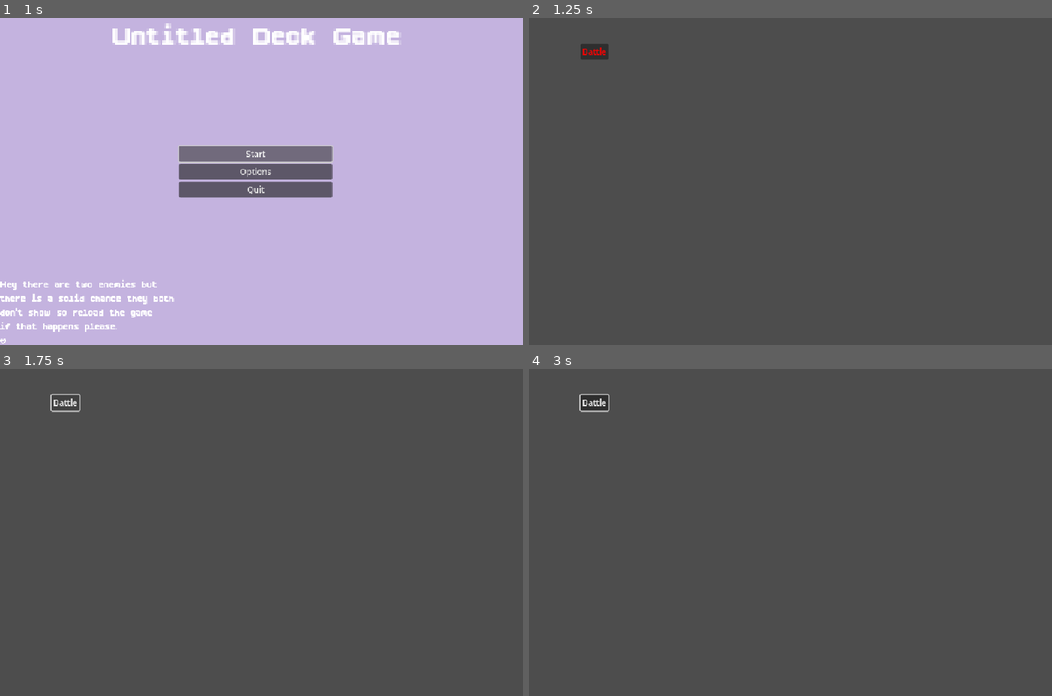
Above: before the commit, frames 1-4 (two rows, left to right).
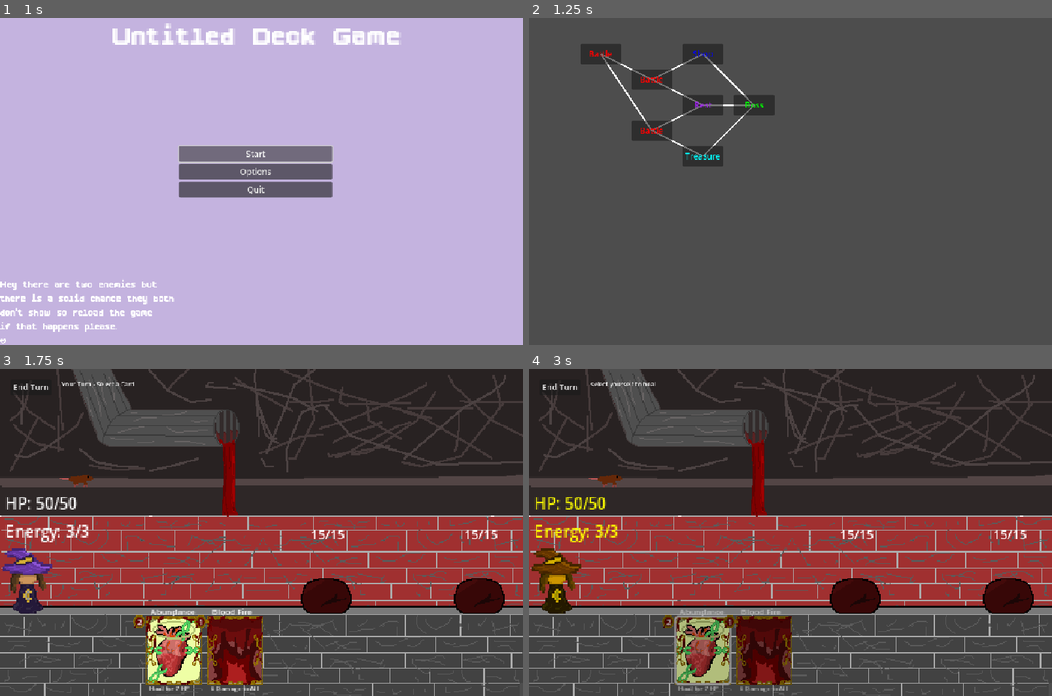
Above: after the commit, the same moments.

Repository: SirWadles/Untitled-Deck-Builder
Game: Godot game, scene res://scenes/main_menu.tscn
Two runs of this game, one before a commit and one after it. Both use one fixed random seed, a clock stepped at 60 frames per second and the inputs below. Sound files missing from this copy of the repository are replaced by a short silence.
Inputs (mouse positions are in pixels of both pictures, inside the frame that each line leads up to):
- Up to frame 1 (1 s): click "Start" at 0.5 s
- Up to frame 2 (1.25 s): no input
- Up to frame 3 (1.75 s): click "Battle" at 1.25 s
- Up to frame 4 (3 s): click (853, 584) at 2.02 s; click (701, 650) at 2.77 s

Frame 1 is identical in both runs. In frame 2, 3.4% of the frame differs, in the area x 9-47%, y 8-46%; in frame 3, 70%; in frame 4, 70%, in the area x 0-100%, y 0-100%.
Error before the commit: Invalid call. Nonexistent function 'set_connections' in base 'Button (MapNode)'. (res://scripts/map.gd:39)

Commit message:
Map (WIP4)
Forgot to commit. The map works but the player's information doesn't keep.

Diff:
--- a/project.godot
+++ b/project.godot
@@ -20,6 +20,7 @@
 CardStuff="*res://scenes/cards/CardDatabase.gd"
 EnemyDatabase="*res://scripts/enemy_database.gd"
 GameManager="*res://scripts/game_manager.gd"
+PlayerDatabase="*res://scripts/player_database.gd"
 
 [display]
 
--- a/scripts/battle_system.gd
+++ b/scripts/battle_system.gd
@@ -176,8 +176,8 @@
 		win_label.visible = true
 		win_song.play()
 		print("Win")
-		await  get_tree().create_timer(10.0).timeout
-		get_tree().change_scene_to_file("res://scenes/map.tscn")
+		await  get_tree().create_timer(5.0).timeout
+		get_tree().call_deferred("change_scene_to_file", "res://scenes/map.tscn")
 
 func end_turn():
 	if current_state == BattleState.PLAYER_TURN:
--- a/scripts/map.gd
+++ b/scripts/map.gd
@@ -6,8 +6,6 @@
 
 var current_node: MapNode = null
 var player_path: Array[String] = []
-
-signal node_selected(node: MapNode)
 
 func _ready():
 	create_map()
@@ -33,11 +31,11 @@
 	for node_data in nodes_data:
 		var node = preload("res://scenes/map_node.tscn").instantiate()
 		map_nodes.add_child(node)
-		node.node_id = node_data["id"]
-		node.node_type = node_data["type"]
-		node.position = node_data["pos"]
-		node.set_connections(node_data["connections"])
-		node.node_selected.connect(_on_node_selected)
+		var connections_array = PackedStringArray()
+		for connection in node_data["connections"]:
+			connections_array.append(connection)
+		node.setup_node(node_data["id"], node_data["type"],node_data["pos"], connections_array)
+		node.pressed.connect(_on_map_node_pressed.bind(node))
 
 func draw_paths():
 	for node in map_nodes.get_children():
@@ -60,7 +58,7 @@
 			return node
 	return null
 
-func _on_node_selected(node: MapNode):
+func _on_map_node_pressed(node: MapNode):
 	if current_node == null or node.node_id in current_node.connections:
 		current_node = node
 		player_path.append(node.node_id)
@@ -72,7 +70,7 @@
 		MapNode.NodeType.BATTLE:
 			get_tree().change_scene_to_file("res://scenes/battle/battle.tscn")
 		MapNode.NodeType.SHOP:
-			get_tree().change_scene_to_file("res://scenes/shop/shop.tscn")
+			get_tree().change_scene_to_file("res://scenes/shop.tscn")
 		MapNode.NodeType.REST:
 			show_rest_screen()
 		MapNode.NodeType.TREASURE:
--- a/scripts/map_node.gd
+++ b/scripts/map_node.gd
@@ -3,22 +3,26 @@
 
 enum NodeType {BATTLE, SHOP, REST, TREASURE, BOSS}
 
-@export var node_type: NodeType = NodeType.BATTLE
-@export var node_id: String = ""
-@export var scene_path: String = ""
-var connections: Array[String] = []
+var node_type: NodeType = NodeType.BATTLE
+var node_id: String = ""
+var scene_path: String = ""
 
+var connections: PackedStringArray = []
 var visited: bool = false
 
 func _ready():
-	connections = []
+	custom_minimum_size = Vector2(80, 40)
+	size = Vector2(80, 40)
+
+func setup_node(id: String, type: NodeType, pos: Vector2, new_connections: PackedStringArray):
+	node_id = id
+	node_type = type
+	position = pos
+	connections = new_connections
 	setup_appearance()
-	pressed.connect(_on_pressed)
-
-func setup_connections(new_connections: Array[String]):
-	connections = new_connections.duplicate()
 
 func setup_appearance():
+	print("Setting up node: ", node_id, " with type: ", node_type)
 	match node_type:
 		NodeType.BATTLE:
 			text = "Battle"
@@ -36,10 +40,10 @@
 			text = "Boss"
 			add_theme_color_override("font_color", Color.GREEN)
 
+func set_connections(new_connections: PackedStringArray):
+	connections = new_connections
+
 func set_visited():
 	visited = true
 	disabled = true
 	modulate = Color.GRAY
-
-func _on_pressed():
-	get_parent().node_selected.emit(self)
--- /dev/null
+++ b/scripts/player_database.gd
@@ -0,0 +1 @@
+extends Node
Not shown, added: scripts/player_database.gd.uid
